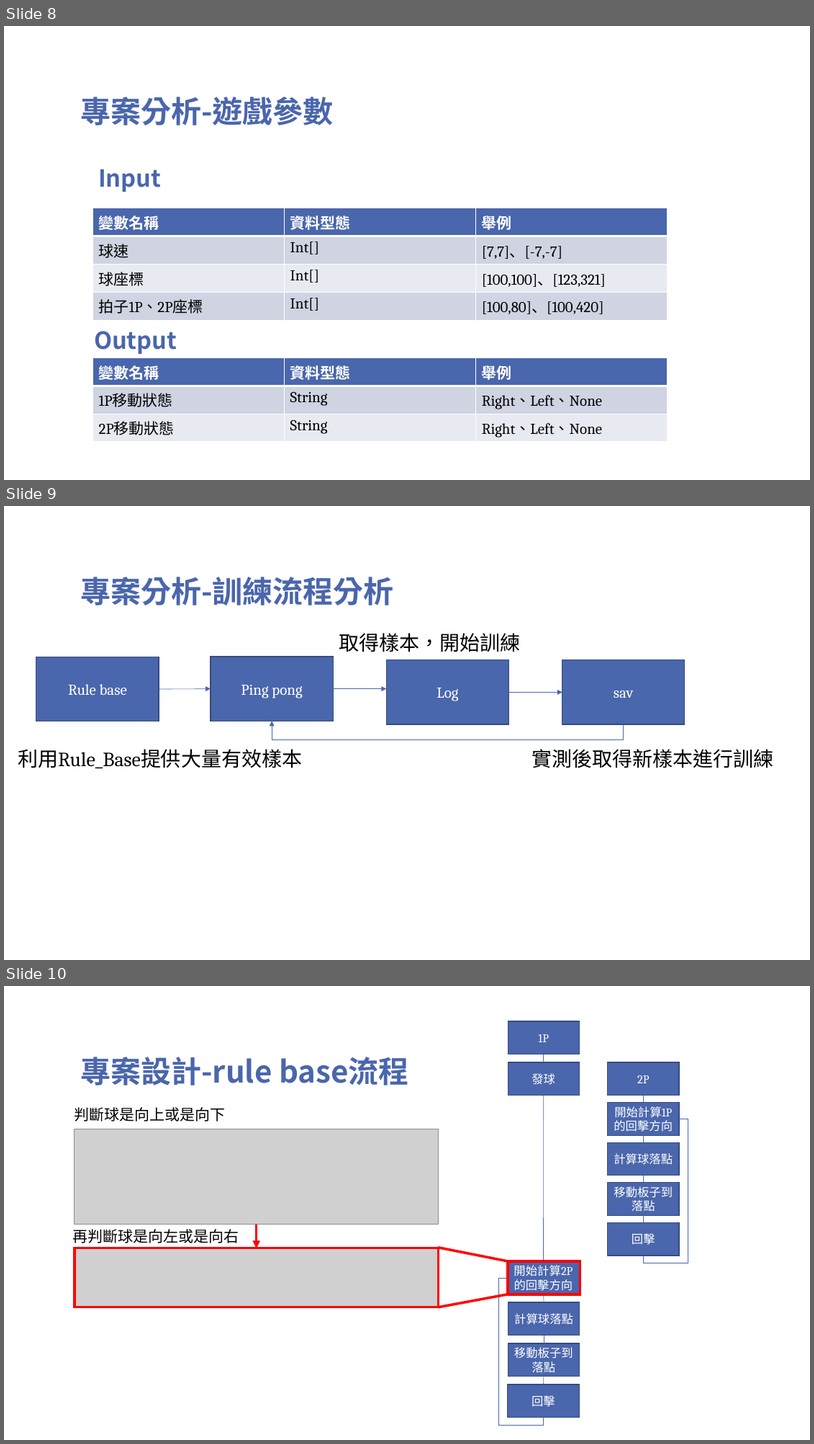
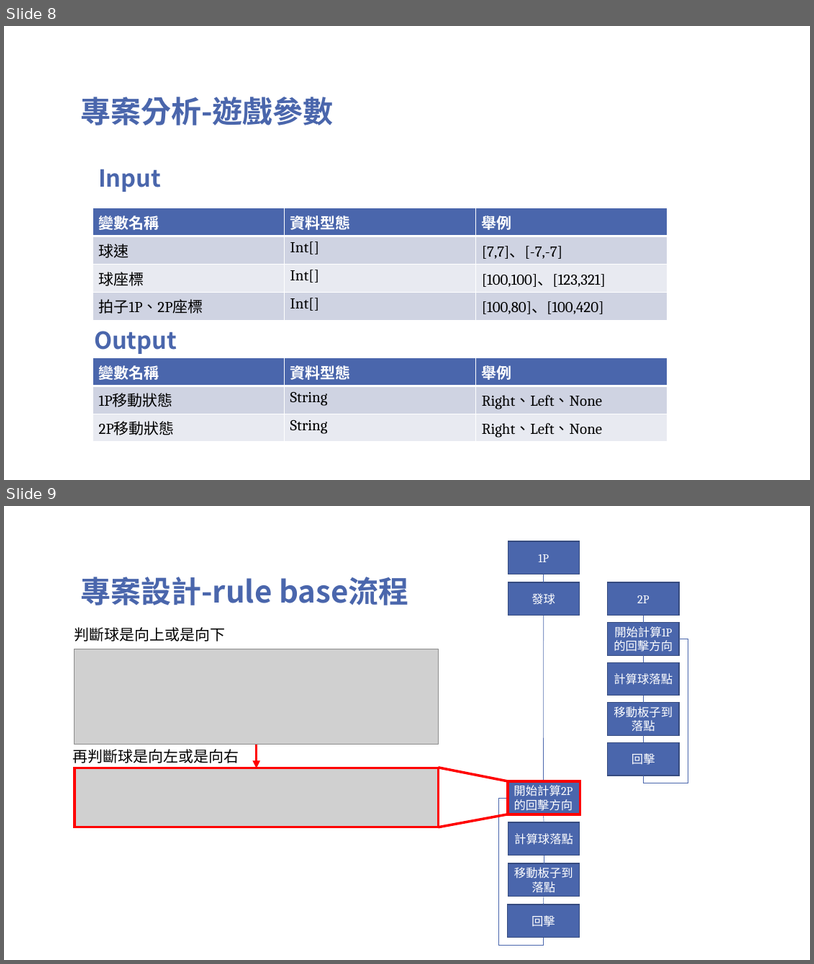
Before and after one commit to TsaiHaoWei/Machine-Learning, a slide deck: Finally project/Pingpong_第六組.pptx. Shown one above the other, each under a label of ours: slides 8, 9 and 10 before the commit, slides 8 and 9 after it. The pictures are 814x1444 and 814x964 pixels, drawn with LibreOffice and Linux fonts; fonts in the diff are those of the drawing; grey boxes stand for pictures; background and template pictures are left out. Boxes give left, top, right and bottom in pixels: in the first picture for what was removed or moved away, otherwise in the second. Text is boxed around its words. In the diff, an @@ line names an element or a change of style, - is before the commit and + after.

Commit message:
PPT

```diff
--- a/Finally project/Pingpong_第六組.pptx
+++ b/Finally project/Pingpong_第六組.pptx
@@ slide 9 removed at bbox=[4, 506, 810, 960], background picture (left out) @@
@@ title removed at bbox=[80, 577, 394, 605] @@
-專案分析-訓練流程分析
@@ text removed at bbox=[339, 633, 520, 652] @@
-取得樣本，開始訓練
@@ rectangle removed at bbox=[36, 656, 158, 721] @@
-Rule base
@@ rectangle removed at bbox=[211, 656, 333, 721] @@
-Ping pong
@@ rectangle removed at bbox=[386, 659, 509, 723] @@
-Log
@@ rectangle removed at bbox=[563, 659, 684, 723] @@
-sav
@@ arrow removed from (159, 689) to (211, 689) @@
@@ arrow removed from (333, 689) to (386, 689) @@
@@ arrow removed from (509, 692) to (563, 692) @@
@@ elbow arrow removed from (623, 724) to (272, 721) @@
@@ text removed at bbox=[18, 749, 302, 768] @@
-利用Rule_Base提供大量有效樣本
@@ text removed at bbox=[532, 749, 774, 768] @@
-實測後取得新樣本進行訓練
@@ what was slide 10 is now slide 9 @@
```
